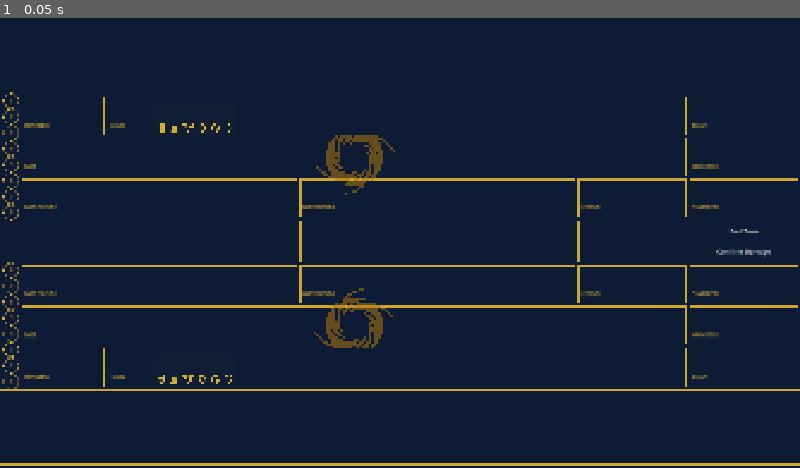
Above: before the commit, frame 1.
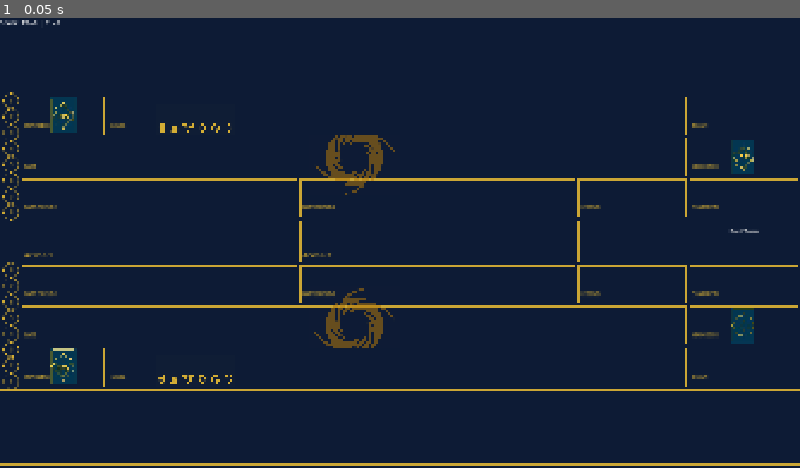
Above: after the commit, the same moment.

Repository: hashirmohammad/RiftBound
Game: Godot game, scene res://Scenes/main.tscn
Two runs of this game, one before a commit and one after it. Both use one fixed random seed, a clock stepped at 60 frames per second and the inputs below.
Inputs:
- Up to frame 1 (0.05 s): no input

The runs differ from the first frame. In frame 1, 1.1% of the frame differs, in the area x 0-97%, y 0-82%.
Error before the commit: Parse Error: There is already a variable named "board_slots" declared in this scope. (res://Scripts/FrontEnd/InputManager.gd:619)

Commit message:
Rebasing T6S-79-Point-System

Diff:
--- a/Scenes/main.tscn
+++ b/Scenes/main.tscn
@@ -2,109 +2,19 @@
 
 [ext_resource type="PackedScene" uid="uid://i2v3j52mwfha" path="res://Scenes/Board.tscn" id="1_344ge"]
 [ext_resource type="Script" uid="uid://qq14kdatojop" path="res://Scripts/FrontEnd/main.gd" id="1_hptm8"]
-[ext_resource type="PackedScene" path="res://Scenes/Arena.tscn" id="2_h1bgf"]
+[ext_resource type="PackedScene" uid="uid://d30bkc8l8s6ad" path="res://Scenes/Arena.tscn" id="2_h1bgf"]
 [ext_resource type="PackedScene" uid="uid://bdtm88erd1wam" path="res://Scenes/CardSlot.tscn" id="2_jjvhh"]
-[ext_resource type="PackedScene" path="res://Scenes/Battlefield.tscn" id="4_6iyac"]
+[ext_resource type="PackedScene" uid="uid://nb0qalao5ivo" path="res://Scenes/Battlefield.tscn" id="4_6iyac"]
 [ext_resource type="PackedScene" uid="uid://bcd6w6o1ruqom" path="res://Scenes/Hand.tscn" id="4_d1ilt"]
-[ext_resource type="PackedScene" path="res://Scenes/Champion.tscn" id="4_fdnlq"]
-[ext_resource type="PackedScene" path="res://Scenes/Runes.tscn" id="4_hptm8"]
-[ext_resource type="PackedScene" path="res://Scenes/Point.tscn" id="4_k12tt"]
-[ext_resource type="PackedScene" path="res://Scenes/Legend.tscn" id="5_6iyac"]
+[ext_resource type="PackedScene" uid="uid://buvl4rweh6dr6" path="res://Scenes/Champion.tscn" id="4_fdnlq"]
+[ext_resource type="PackedScene" uid="uid://w81buurym63b" path="res://Scenes/Runes.tscn" id="4_hptm8"]
+[ext_resource type="PackedScene" uid="uid://bi6khoh054nvq" path="res://Scenes/Point.tscn" id="4_k12tt"]
+[ext_resource type="PackedScene" uid="uid://4jxghshc0u46" path="res://Scenes/Legend.tscn" id="5_6iyac"]
 [ext_resource type="Script" uid="uid://dbj7q7e1mye34" path="res://Scripts/FrontEnd/InputManager.gd" id="6_344ge"]
 [ext_resource type="Script" uid="uid://b4t67171v1thf" path="res://Scripts/FrontEnd/GameController.gd" id="9_ynf5e"]
 [ext_resource type="PackedScene" uid="uid://bjwex4dl6gep7" path="res://Scenes/RuneDeck.tscn" id="11_h1bgf"]
-[ext_resource type="PackedScene" path="res://Scenes/MainDeck.tscn" id="11_wsu2k"]
-[ext_resource type="PackedScene" path="res://Scenes/Trash.tscn" id="12_k12tt"]
-
-[sub_resource type="StyleBoxFlat" id="StyleBoxFlat_wsu2k"]
-bg_color = Color(0.050980393, 0.105882354, 0.20784314, 1)
-
-[sub_resource type="StyleBoxFlat" id="StyleBoxFlat_k12tt"]
-bg_color = Color(0.050980393, 0.105882354, 0.20784314, 1)
-
-[sub_resource type="StyleBoxFlat" id="StyleBoxFlat_h1bgf"]
-bg_color = Color(0.050980393, 0.105882354, 0.20784314, 1)
-
-[sub_resource type="StyleBoxFlat" id="StyleBoxFlat_b3802"]
-bg_color = Color(0.050980393, 0.105882354, 0.20784314, 1)
-
-[sub_resource type="StyleBoxFlat" id="StyleBoxFlat_fevyy"]
-bg_color = Color(0.050980393, 0.105882354, 0.20784314, 1)
-
-[sub_resource type="StyleBoxFlat" id="StyleBoxFlat_hibaj"]
-bg_color = Color(0.050980393, 0.105882354, 0.20784314, 1)
-
-[sub_resource type="StyleBoxFlat" id="StyleBoxFlat_pdsj5"]
-bg_color = Color(0.050980393, 0.105882354, 0.20784314, 1)
-
-[sub_resource type="StyleBoxFlat" id="StyleBoxFlat_ee4r6"]
-bg_color = Color(0.050980393, 0.105882354, 0.20784314, 1)
-
-[sub_resource type="StyleBoxFlat" id="StyleBoxFlat_gt3je"]
-bg_color = Color(0.050980393, 0.105882354, 0.20784314, 1)
-
-[sub_resource type="StyleBoxFlat" id="StyleBoxFlat_3pmx8"]
-bg_color = Color(0.050980393, 0.105882354, 0.20784314, 1)
-
-[sub_resource type="StyleBoxFlat" id="StyleBoxFlat_u50mg"]
-bg_color = Color(0.050980393, 0.105882354, 0.20784314, 1)
-
-[sub_resource type="StyleBoxFlat" id="StyleBoxFlat_cbgmd"]
-bg_color = Color(0.050980393, 0.105882354, 0.20784314, 1)
-
-[sub_resource type="StyleBoxFlat" id="StyleBoxFlat_1w6v2"]
-bg_color = Color(0.050980393, 0.105882354, 0.20784314, 1)
-
-[sub_resource type="StyleBoxFlat" id="StyleBoxFlat_ueoa1"]
-bg_color = Color(0.050980393, 0.105882354, 0.20784314, 1)
-
-[sub_resource type="StyleBoxFlat" id="StyleBoxFlat_6vcvc"]
-bg_color = Color(0.050980393, 0.105882354, 0.20784314, 1)
-
-[sub_resource type="StyleBoxFlat" id="StyleBoxFlat_7k868"]
-bg_color = Color(0.050980393, 0.105882354, 0.20784314, 1)
-
-[sub_resource type="StyleBoxFlat" id="StyleBoxFlat_hpc6h"]
-bg_color = Color(0.050980393, 0.105882354, 0.20784314, 1)
-
-[sub_resource type="StyleBoxFlat" id="StyleBoxFlat_kltya"]
-bg_color = Color(0.050980393, 0.105882354, 0.20784314, 1)
-
-[sub_resource type="StyleBoxFlat" id="StyleBoxFlat_e08e2"]
-bg_color = Color(0.050980393, 0.105882354, 0.20784314, 1)
-
-[sub_resource type="StyleBoxFlat" id="StyleBoxFlat_neg2b"]
-bg_color = Color(0.050980393, 0.105882354, 0.20784314, 1)
-
-[sub_resource type="StyleBoxFlat" id="StyleBoxFlat_r33sp"]
-bg_color = Color(0.050980393, 0.105882354, 0.20784314, 1)
-
-[sub_resource type="StyleBoxFlat" id="StyleBoxFlat_hdf80"]
-bg_color = Color(0.050980393, 0.105882354, 0.20784314, 1)
-
-[sub_resource type="StyleBoxFlat" id="StyleBoxFlat_jwpg7"]
-bg_color = Color(0.050980393, 0.105882354, 0.20784314, 1)
-
-[sub_resource type="StyleBoxFlat" id="StyleBoxFlat_k2e45"]
-bg_color = Color(0.050980393, 0.105882354, 0.20784314, 1)
-
-[sub_resource type="StyleBoxFlat" id="StyleBoxFlat_536cc"]
-bg_color = Color(0.050980393, 0.105882354, 0.20784314, 1)
-
-[sub_resource type="StyleBoxFlat" id="StyleBoxFlat_aqgau"]
-bg_color = Color(0.050980393, 0.105882354, 0.20784314, 1)
-
-[sub_resource type="StyleBoxFlat" id="StyleBoxFlat_8cuat"]
-bg_color = Color(0.050980393, 0.105882354, 0.20784314, 1)
-
-[sub_resource type="StyleBoxFlat" id="StyleBoxFlat_o1aky"]
-bg_color = Color(0.050980393, 0.105882354, 0.20784314, 1)
-
-[sub_resource type="StyleBoxFlat" id="StyleBoxFlat_kwxat"]
-bg_color = Color(0.050980393, 0.105882354, 0.20784314, 1)
-
-[sub_resource type="StyleBoxFlat" id="StyleBoxFlat_aa8k8"]
-bg_color = Color(0.050980393, 0.105882354, 0.20784314, 1)
+[ext_resource type="PackedScene" uid="uid://23ypgw1gnlhb" path="res://Scenes/MainDeck.tscn" id="11_wsu2k"]
+[ext_resource type="PackedScene" uid="uid://cscpai8v2fbek" path="res://Scenes/Trash.tscn" id="12_k12tt"]
 
 [sub_resource type="StyleBoxFlat" id="StyleBoxFlat_wsu2k"]
 bg_color = Color(0.050980393, 0.105882354, 0.20784314, 1)
--- a/Scripts/BackEnd/core/game_engine.gd
+++ b/Scripts/BackEnd/core/game_engine.gd
@@ -157,35 +157,6 @@
 static func rig_card_to_top_of_deck(player: PlayerState, card_id: String) -> void:
 	var found_index := -1
 
-static func _assign_random_champion_and_rest_to_deck(
-		state: GameState,
-		player: PlayerState,
-		champion_datas: Array[CardData]) -> void:
-
-	if champion_datas.is_empty():
-		state.add_event("P%d has no champion unit cards." % player.id)
-		return
-
-	var picked_index := randi() % champion_datas.size()
-
-	for i in range(champion_datas.size()):
-		var ci := CardInstance.new(state.next_uid(), champion_datas[i])
-
-		if i == picked_index:
-			player.champion = ci
-			ci.zone = CardInstance.Zone.BOARD
-			ci.awaken()
-			state.add_event("P%d champion selected: %s." % [
-				player.id,
-				ci.data.card_name
-			])
-		else:
-			ci.zone = CardInstance.Zone.DECK
-			player.deck.append(ci)
-
-static func rig_card_to_top_of_deck(player: PlayerState, card_id: String) -> void:
-	var found_index := -1
-
 	for i in range(player.deck.size()):
 		if player.deck[i].data.card_id == card_id:
 			found_index = i
--- a/Scripts/FrontEnd/InputManager.gd
+++ b/Scripts/FrontEnd/InputManager.gd
@@ -615,8 +615,3 @@
 	for slot in board_slots:
 		if slot != null:
 			slot.highlight(true, true)
-
-	var board_slots: Array = board_reference._player_slot_nodes if destination_player_id == 0 else board_reference._p1_slot_nodes
-	for slot in board_slots:
-		if slot != null:
-			slot.highlight(true, true)
